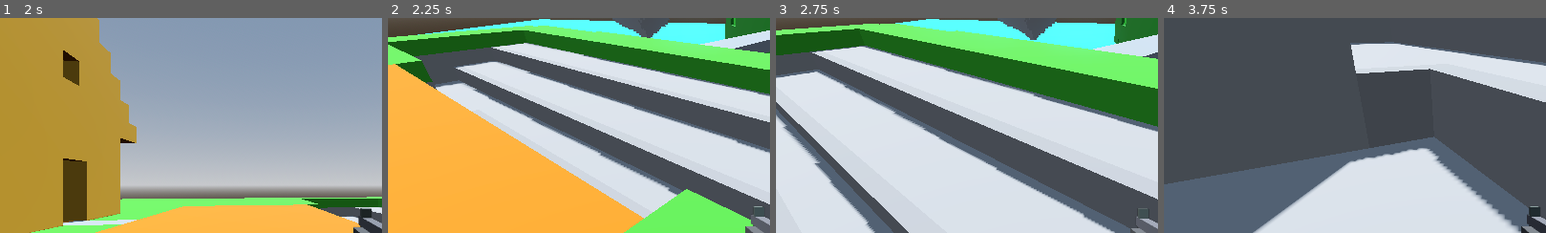
Above: before the commit, frames 1-4 (left to right).
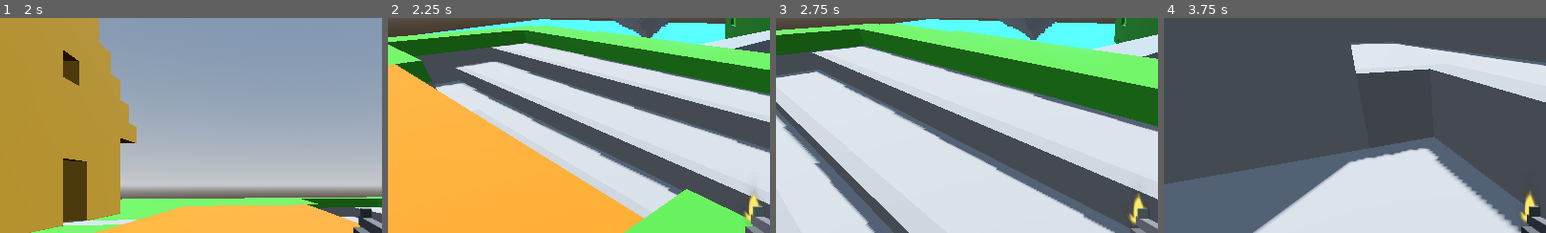
Above: after the commit, the same moments.

Repository: qdanq/Battle-duo
Game: Godot game, scene res://menu.tscn
The game is run twice, just before and just after one commit, with the same random seed, the same clock (stepped at 60 frames per second) and the same inputs.
Inputs (mouse positions are % of the whole screen's width and height, from its top left):
- Up to frame 1 (2 s): click (50, 54) at 0.52 s; type "12" at 0.6 s; click "Host" at 1.25 s
- Up to frame 2 (2.25 s): tap Enter (ui_accept) at 2 s; move the mouse to (55, 50) at 2.02 s; press the mouse at (55, 50) at 2.03 s; hold W (Up) from 2.03 s (still down)
- Up to frame 3 (2.75 s): keep holding W (Up); tap Enter (ui_accept) at 2.27 s
- Up to frame 4 (3.75 s): keep holding W (Up); move the mouse to (45, 50) at 2.77 s; release the mouse at (45, 50) at 2.78 s; click (45, 50) at 2.85 s; tap Enter (ui_accept) at 3.02 s; move the mouse to (52, 48) at 3.52 s; press the mouse at (52, 48) at 3.53 s
The pictures show only the part of the screen within x 10-60%, y 11-61%; the shares and areas given below are measured in that part.

Frame 1 is identical in both runs. In frame 2, 0.3% of the frame differs, in the area x 93-98%, y 80-96%; in frame 3, 0.3%; in frame 4, 0.3%.
Error before the commit: Attempt to call function 'restart' in base 'null instance' on a null instance. (res://CharacterBody3D.gd:76)

Commit message:
Fix muzzle_flash effect displaying.

Diff:
--- a/CharacterBody3D.gd
+++ b/CharacterBody3D.gd
@@ -10,7 +10,7 @@
 @onready var camera := $Neck/Camera3D
 @onready var guncam := $Neck/Camera3D/SubViewportContainer/SubViewport/Guncam
 @onready var anim_player := $AnimationPlayer
-@onready var muzzle_flash := $Neck/Camera3D/AutomaticRifle/MuzzleFlash
+@onready var muzzle_flash := $Neck/Camera3D/AutomaticRifle/muzzle_flash
 
 func _enter_tree():
 	set_multiplayer_authority(str(name).to_int())
@@ -77,3 +77,4 @@
 		muzzle_flash.emitting = true
 	else:
 		anim_player.stop()
+		muzzle_flash.emitting = false
--- a/character_body_3d.tscn
+++ b/character_body_3d.tscn
@@ -198,7 +198,7 @@
 transform = Transform3D(1, 1.45519e-09, 0, 6.40283e-10, 0.999998, 0, 0, -1.86264e-09, 1, -1.84711, 3.05302, -2.97215)
 emitting = false
 amount = 1
-lifetime = 0.1
+lifetime = 0.01
 one_shot = true
 local_coords = true
 process_material = SubResource("ParticleProcessMaterial_05gwt")
